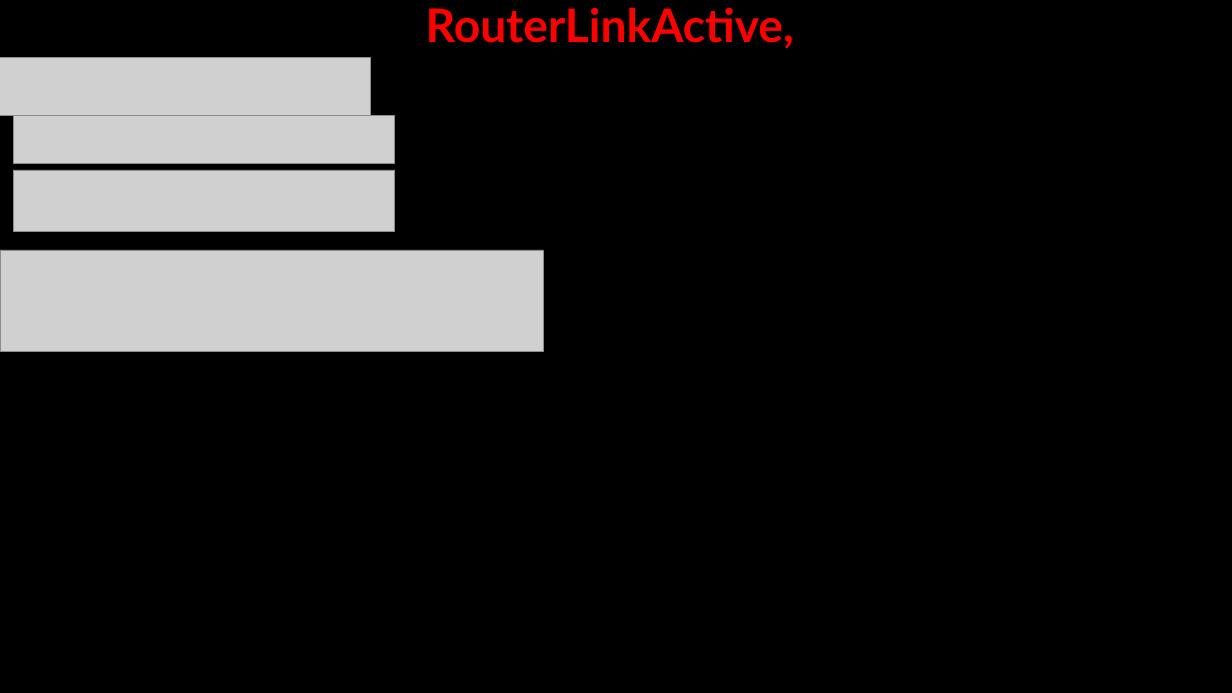
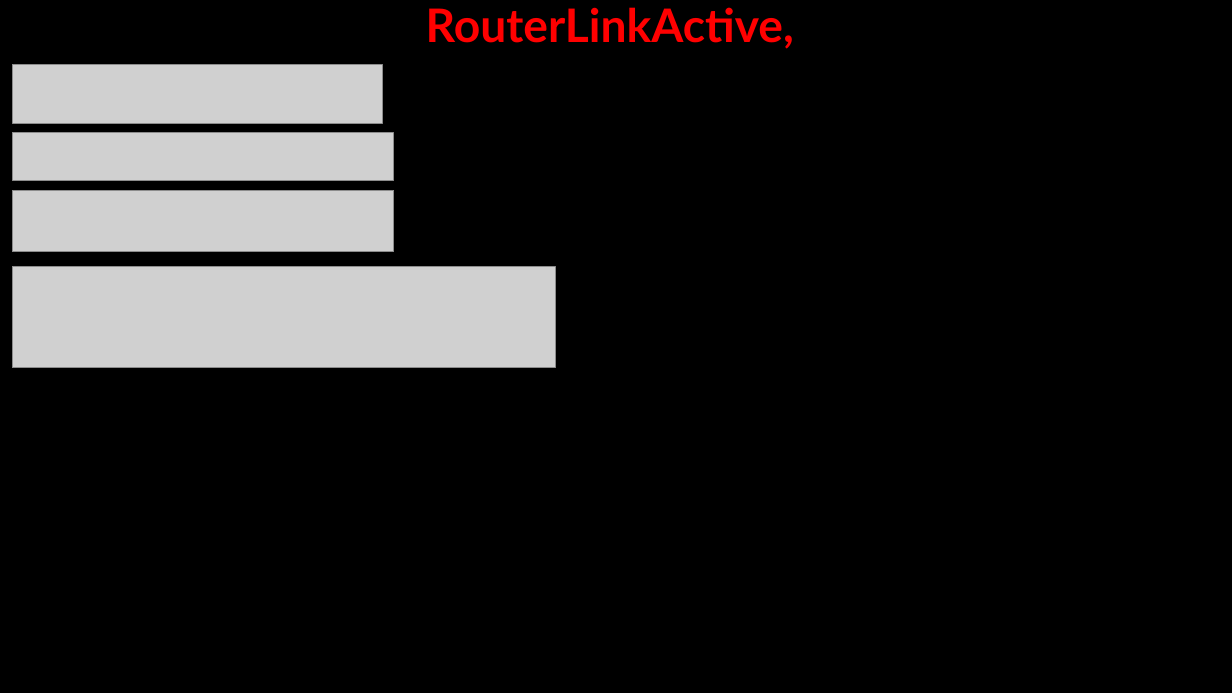
Before and after one commit to AhmedMohamedSamir1/Summary, a slide deck: slide 9 of Angular & type script/Angular.pptx. Drawn at 1232x693 pixels with LibreOffice and Linux fonts; fonts in the diff are those of the drawing; grey boxes stand for pictures; background and template pictures are left out. Boxes give left, top, right and bottom in pixels: in the first picture for what was removed or moved away, otherwise in the second. Text is boxed around its words. In the diff, an @@ line names an element or a change of style, - is before the commit and + after.

```diff
--- a/Angular & type script/Angular.pptx
+++ b/Angular & type script/Angular.pptx
@@ picture: place and size @@
-picture at (0, 57, 371, 116)
+picture at (12, 65, 383, 124)
@@ picture: place and size @@
-picture at (13, 116, 395, 164)
+picture at (12, 133, 394, 181)
@@ picture: place and size @@
-picture at (13, 170, 395, 232)
+picture at (12, 190, 394, 252)
@@ picture: place and size @@
-picture at (0, 250, 543, 351)
+picture at (12, 267, 555, 368)
```
Also in this commit, not shown: 4 other slides changed, 7 slides added, 1 slide removed, 5 other files.
